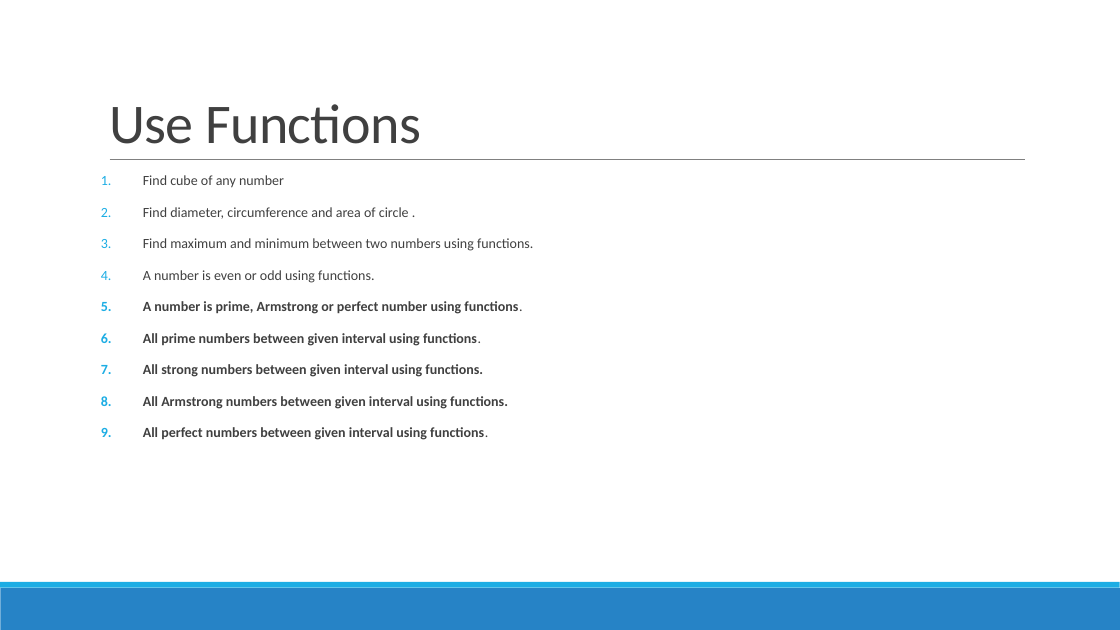
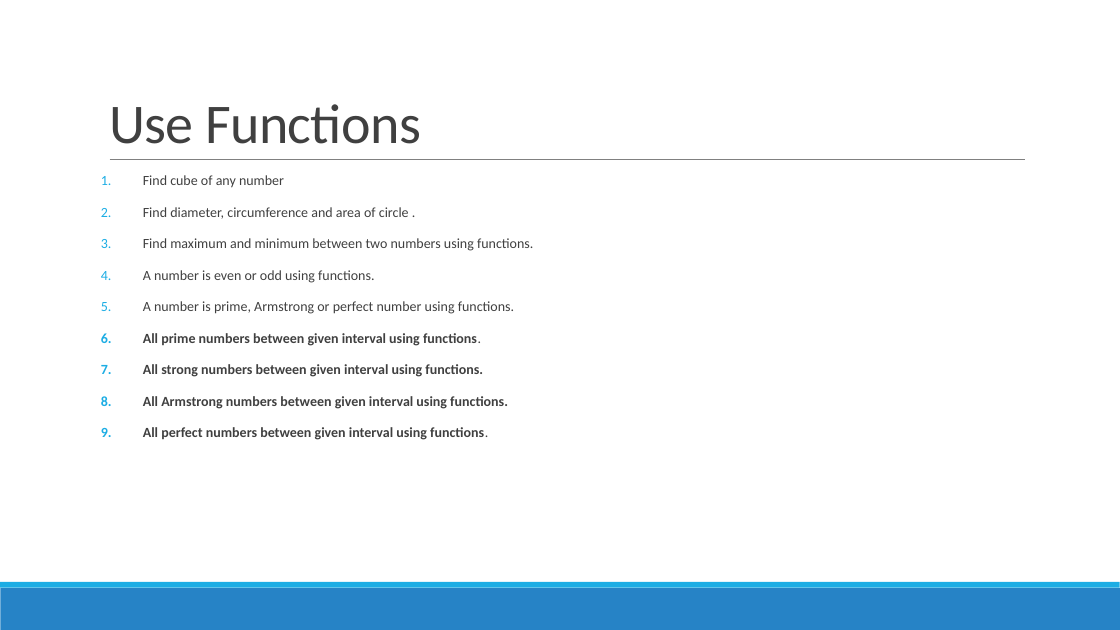
Before and after one commit to TrailBlazed/Python-Learning-Path, a slide deck: slide 7 of 3.Functions/Functions.pptx (slide 6 before the commit). Drawn at 1120x630 pixels with LibreOffice and Linux fonts; fonts in the diff are those of the drawing. Boxes give left, top, right and bottom in pixels: in the first picture for what was removed or moved away, otherwise in the second. Text is boxed around its words. In the diff, an @@ line names an element or a change of style, - is before the commit and + after.

```diff
--- a/3.Functions/Functions.pptx
+++ b/3.Functions/Functions.pptx
@@ text at box(143, 301, 514, 314): bold off in "A number is prime, Armstrong or perfect ..." @@
```
Also in this commit, not shown: 1 slide added, 19 other files.
